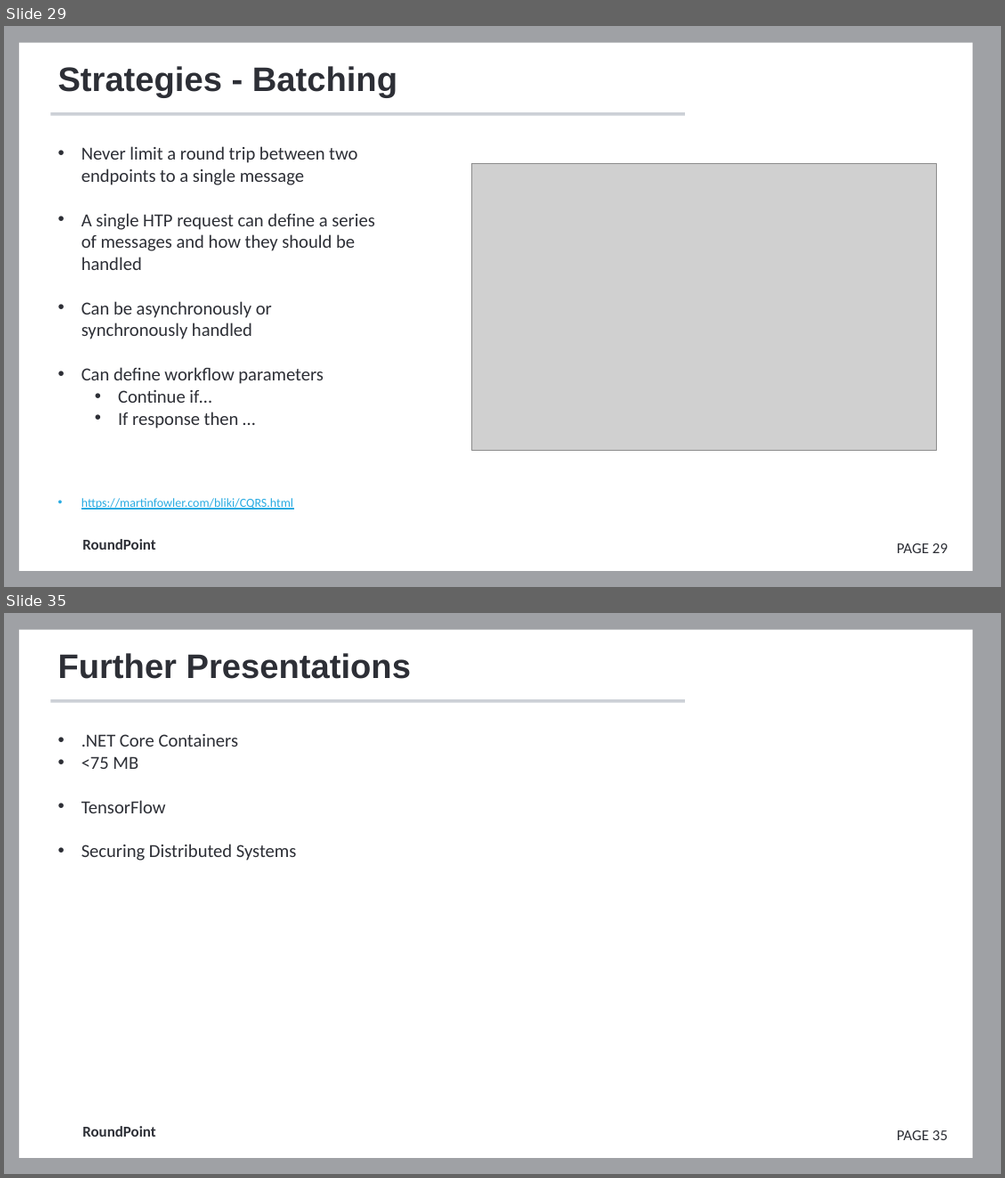
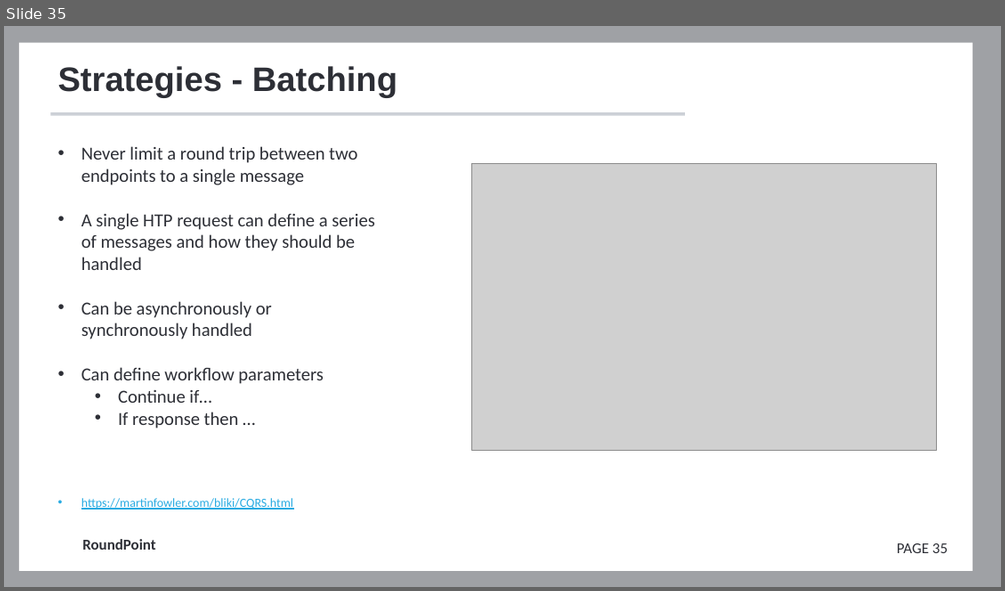
Before and after one commit to FrameworkFactory/cqrs-presentation, a slide deck: docs/Presentation.pptx. Shown one above the other, each under a label of ours: slides 29 and 35 before the commit, slide 35 after it; the slides between them are not shown. The pictures are 1005x1178 and 1005x591 pixels, drawn with LibreOffice and Linux fonts; fonts in the diff are those of the drawing; grey boxes stand for pictures; background and template pictures are left out. Boxes give left, top, right and bottom in pixels: in the first picture for what was removed or moved away, otherwise in the second. Text is boxed around its words. In the diff, an @@ line names an element or a change of style, - is before the commit and + after.

```diff
--- a/docs/Presentation.pptx
+++ b/docs/Presentation.pptx
@@ slide 35 removed at (4, 613, 1001, 1174), background #FFFFFF; not listed: 5 template elements that a slide beside it also shows @@
@@ title removed at (58, 653, 411, 679) @@
-Further Presentations
@@ text removed at (81, 734, 297, 860) @@
-• .NET Core Containers
-• <75 MB
-• TensorFlow
-• Securing Distributed Systems
@@ what was slide 29 is now slide 35 @@
@@ page number at (897, 543, 947, 553): text changed @@
-PAGE 29
+PAGE 35
```
Also in this commit, not shown: 7 slides changed, 12 slides added, 9 other slides removed.
